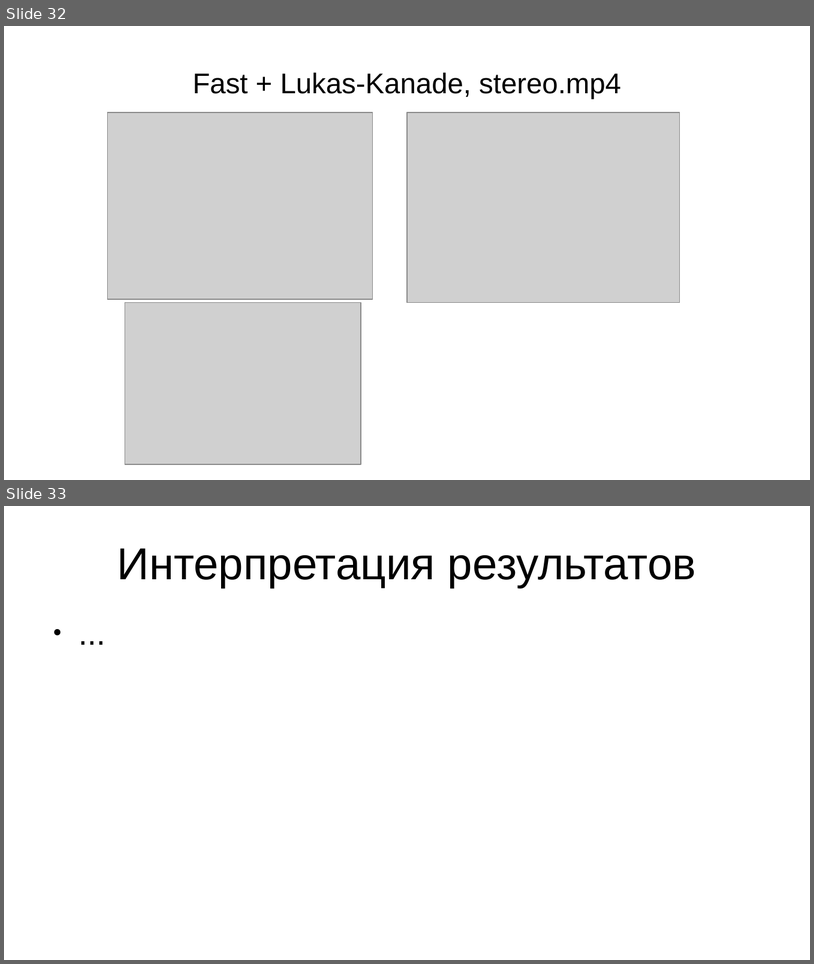
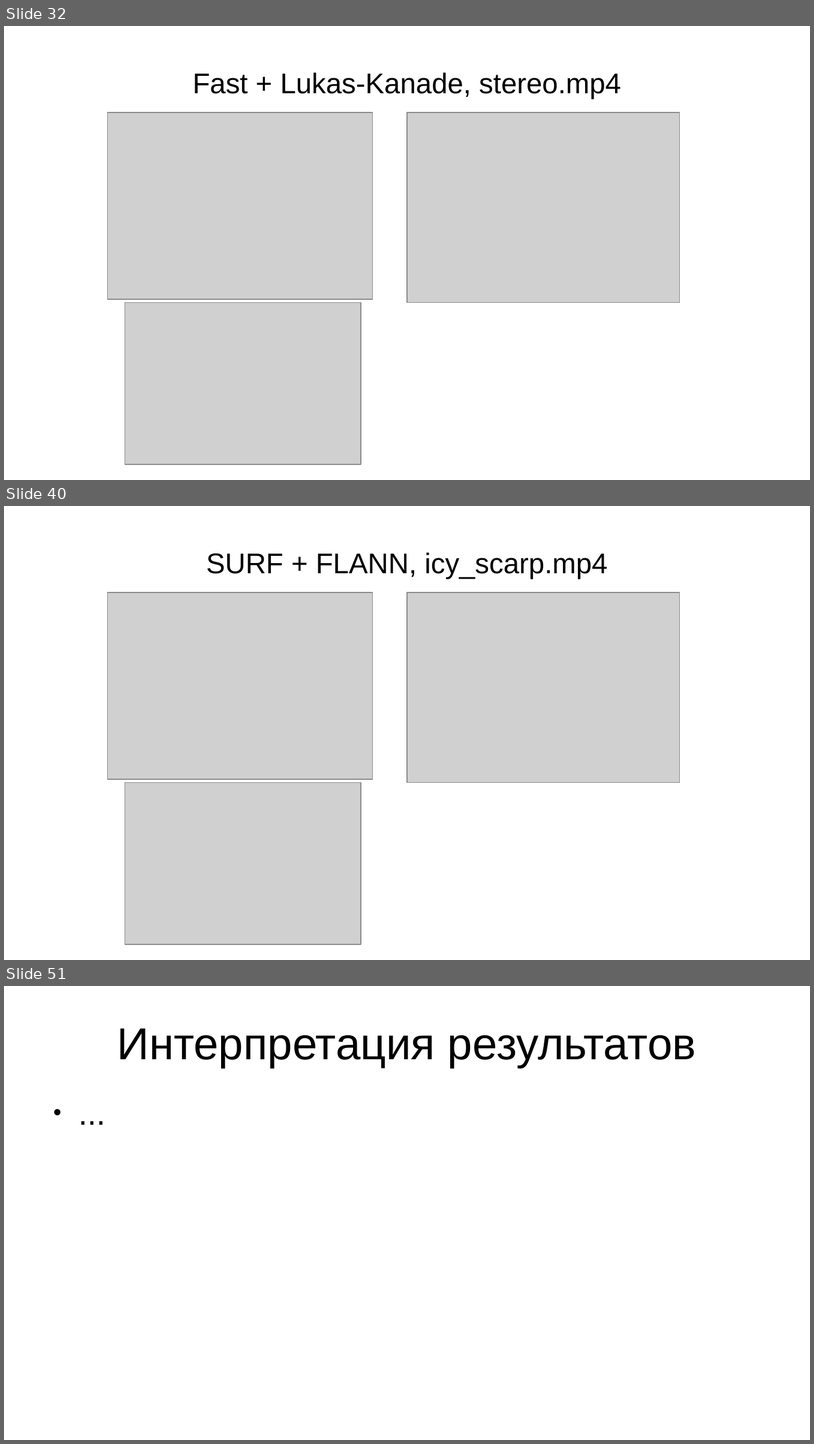
Before and after one commit to daniel-95/diploma, a slide deck: диплом/вкр.pptx. Shown one above the other, each under a label of ours: slides 32 and 33 before the commit, slides 32, 40 and 51 after it; the slides between them are not shown. The pictures are 814x964 and 814x1444 pixels, drawn with LibreOffice and Linux fonts; fonts in the diff are those of the drawing; grey boxes stand for pictures. Boxes give left, top, right and bottom in pixels: in the first picture for what was removed or moved away, otherwise in the second. Text is boxed around its words. In the diff, an @@ line names an element or a change of style, - is before the commit and + after.

```diff
--- a/диплом/вкр.pptx
+++ b/диплом/вкр.pptx
@@ slide 40 added at [4,506,810,960], background #FFFFFF @@
@@ text added at [206,552,608,579], 28 pt, text #000000 @@
+SURF + FLANN, icy_scarp.mp4
@@ picture added at [108,592,373,779] @@
@@ picture added at [407,592,680,783] @@
@@ picture added at [125,783,361,945] @@
@@ what was slide 33 is now slide 51 @@
```
Also in this commit, not shown: 2 slides changed, 17 other slides added, 1 other file.
